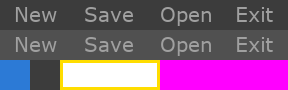
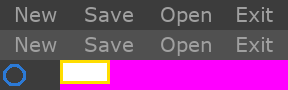
The second (288, 90) image is a revision of the first. Changes to its layers:
painted on "Tło" over [left=0, top=60, right=160, bottom=90]
